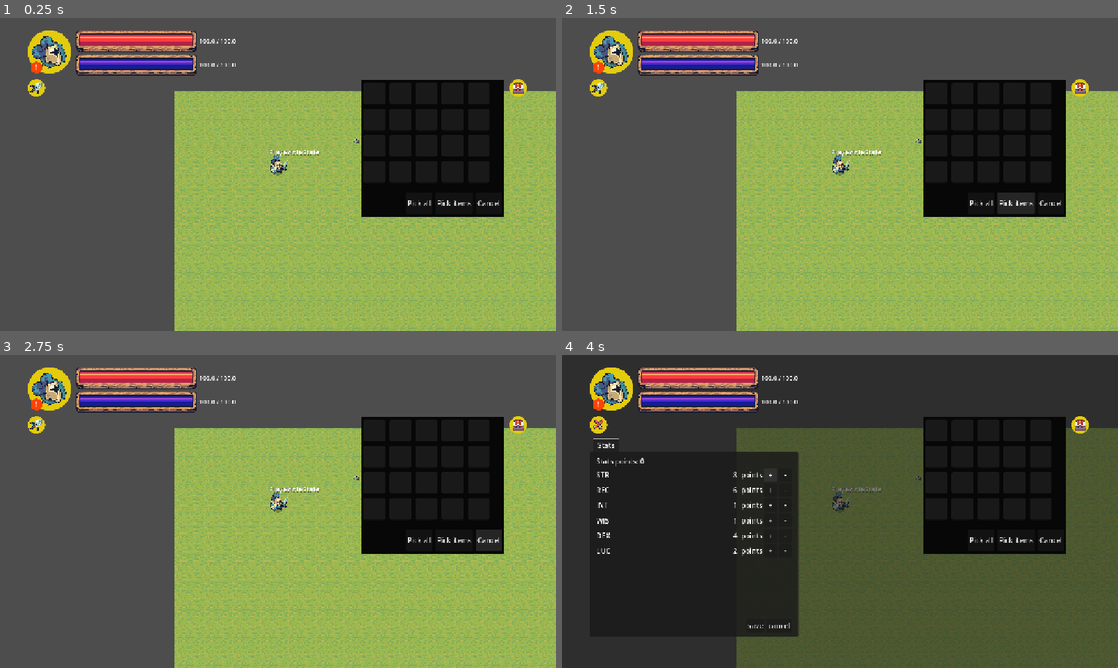
Above: before the commit, frames 1-4 (two rows, left to right).
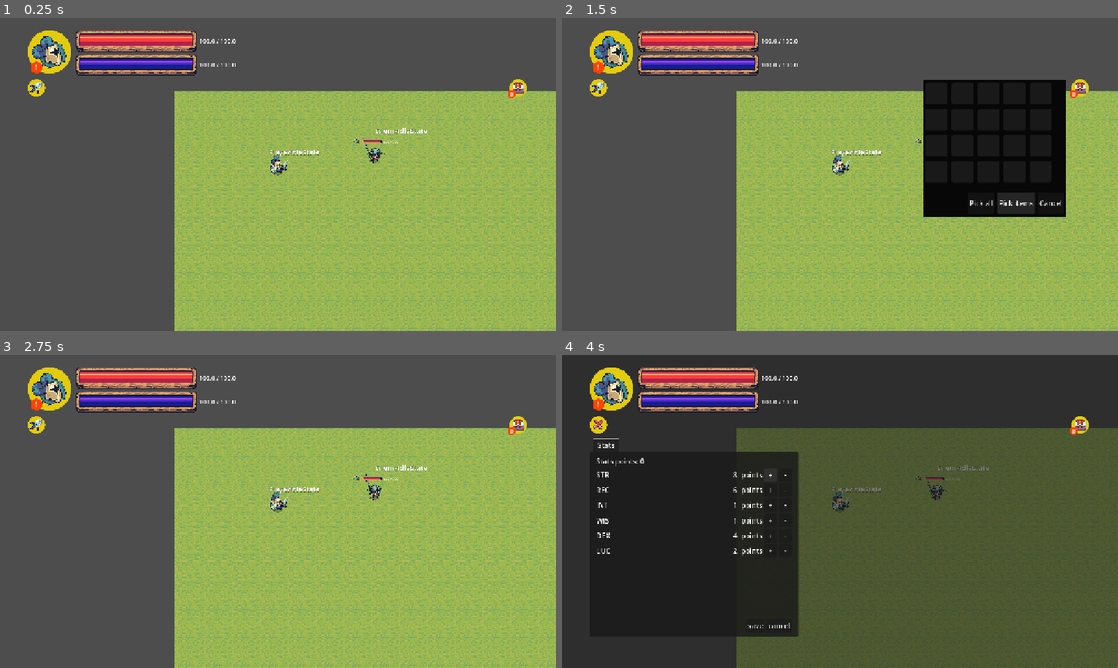
Above: after the commit, the same moments.

Repository: nidal1/rpg
Game: Godot game, scene res://scenes/world/world.tscn
Two runs of this game, one before a commit and one after it. Both use one fixed random seed, a clock stepped at 60 frames per second and the inputs below.
Inputs (mouse positions are in pixels of both pictures, inside the frame that each line leads up to):
- Up to frame 1 (0.25 s): no input
- Up to frame 2 (1.5 s): click (1079, 86) at 0.5 s; click "Pick items" at 1.25 s
- Up to frame 3 (2.75 s): click "Cancel" at 2 s
- Up to frame 4 (4 s): click (600, 423) at 2.75 s; click "+" at 3.5 s

The runs differ from the first frame. In frame 1, 11% of the frame differs, in the area x 65-93%, y 19-64%; in frame 2, less than 0.1%; in frame 3, 11%; in frame 4, 11%.

Commit message:
feat: implement in-game UI with loots notifications

Diff:
--- a/scenes/ui/in_game_ui.tscn
+++ b/scenes/ui/in_game_ui.tscn
@@ -159,6 +159,53 @@
 ignore_texture_size = true
 stretch_mode = 4
 
+[node name="LootableItemsNotiication" type="Control" parent="Control/LootableItems" unique_id=568721678]
+layout_mode = 1
+anchors_preset = 2
+anchor_top = 1.0
+anchor_bottom = 1.0
+offset_left = -5.0
+offset_top = -16.0
+offset_right = 15.0
+offset_bottom = 4.0
+grow_vertical = 0
+
+[node name="TextureRect" type="TextureRect" parent="Control/LootableItems/LootableItemsNotiication" unique_id=688044412]
+custom_minimum_size = Vector2(20, 20)
+layout_mode = 1
+anchors_preset = 8
+anchor_left = 0.5
+anchor_top = 0.5
+anchor_right = 0.5
+anchor_bottom = 0.5
+offset_left = -10.0
+offset_top = -10.0
+offset_right = 10.0
+offset_bottom = 10.0
+grow_horizontal = 2
+grow_vertical = 2
+texture = ExtResource("3_8o238")
+expand_mode = 1
+stretch_mode = 4
+
+[node name="ItemsLabel" type="Label" parent="Control/LootableItems/LootableItemsNotiication" unique_id=24515315]
+layout_mode = 1
+anchors_preset = 8
+anchor_left = 0.5
+anchor_top = 0.5
+anchor_right = 0.5
+anchor_bottom = 0.5
+offset_left = -20.0
+offset_top = -11.5
+offset_right = 20.0
+offset_bottom = 11.5
+grow_horizontal = 2
+grow_vertical = 2
+theme_override_font_sizes/font_size = 14
+text = "0"
+horizontal_alignment = 1
+vertical_alignment = 1
+
 [node name="LootableItemsTable" type="Panel" parent="Control" unique_id=1587979812]
 layout_mode = 1
 anchors_preset = 1
@@ -345,3 +392,4 @@
 text = "100 / 100"
 
 [connection signal="pressed" from="Control/HeroPanelControl/PanelButton" to="." method="_on_panel_button_pressed"]
+[connection signal="pressed" from="Control/LootableItems/ToggleLootableItemsButton" to="." method="_on_toggle_lootable_items_button_pressed"]
--- a/scripts/entities/in_game_ui.gd
+++ b/scripts/entities/in_game_ui.gd
@@ -30,6 +30,8 @@
 @onready var pick_all_dropped_items_button: Button = $Control/LootableItemsTable/MarginContainer/VBoxContainer/HBoxContainer/PickAllDroppedItemsButton
 @onready var pick_selected_dropped_items_button: Button = $Control/LootableItemsTable/MarginContainer/VBoxContainer/HBoxContainer/PickSelectedDroppedItemsButton
 @onready var cancel_dropped_items_button: Button = $Control/LootableItemsTable/MarginContainer/VBoxContainer/HBoxContainer/CancelDroppedItemsButton
+@onready var items_label: Label = $Control/LootableItems/LootableItemsNotiication/ItemsLabel
+@onready var lootable_items_table: Panel = $Control/LootableItemsTable
 
 var lootable_item_slots: Array[LootableItemSlot] = []
 var lootable_items_numbers = 20
@@ -38,12 +40,13 @@
 func _ready():
 	process_mode = Node.PROCESS_MODE_ALWAYS
 	hud.visible = false
+	lootable_items_table.visible = false
 	EventBus.initialize_hero_stats_ui.connect(_initialize_hero_stats)
 	EventBus.display_lootable_item_hover_info.connect(_on_display_lootable_item_hover_info)
 	EventBus.hide_lootable_item_hover_info.connect(_on_hide_lootable_item_hover_info)
 	# pick_all_dropped_items_button.pressed.connect(_pick_all_dropped_items)
 	pick_selected_dropped_items_button.pressed.connect(_pick_selected_lootable_items)
-	# cancel_dropped_items_button.pressed.connect(_cancel_dropped_items)
+	cancel_dropped_items_button.pressed.connect(_close_lootable_items_panel)
 	_initialize_lootable_items_panel()
 
 
@@ -106,20 +109,20 @@
 		lootable_item_slot_instance.lootable_item_button.pressed.connect(func(): _on_lootable_item_slot_clicked(i))
 
 func _on_display_lootable_item_hover_info(item: Item) -> void:
-	print("displaying item hover info")
 	for i in lootable_item_slots:
 		if i.item == null:
-			print("found empty slot - slot %s", i.slot_index)
 			i.set_item(item)
+
+			items_label.text = str(int(items_label.text) + 1)
 			return
 
 func _on_hide_lootable_item_hover_info(item: Item) -> void:
-	print("hiding item hover info")
 	for i in lootable_item_slots:
 		if i.item == item:
 			if i in selected_lootable_items:
 				selected_lootable_items.erase(i)
 			i.clear_slot()
+			items_label.text = str(int(items_label.text) - 1)
 			return
 
 
@@ -143,8 +146,12 @@
 	for slot in temp_slot:
 		slot.clear_slot()
 		selected_lootable_items.erase(slot)
+		items_label.text = str(int(items_label.text) - 1)
 
 	EventBus.selected_lootable_items_picked_up.emit(slots)
+
+func _close_lootable_items_panel() -> void:
+	__toggle_lootable_items_panel()
 
 
 func _on_level_up() -> void:
@@ -214,6 +221,9 @@
 	hud.visible = !hud.visible
 	get_tree().paused = hud.visible
 
+func __toggle_lootable_items_panel() -> void:
+	lootable_items_table.visible = !lootable_items_table.visible
+
 
 func _on_panel_button_pressed() -> void:
 	__toggle_panel_button()
@@ -221,5 +231,5 @@
 	__toggle_hud_visibility()
 
 
-func _on_texture_button_pressed() -> void:
-	print("pressed")
+func _on_toggle_lootable_items_button_pressed() -> void:
+	__toggle_lootable_items_panel()
